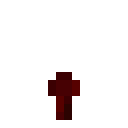
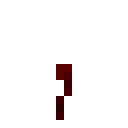
Two versions of the same layered image (128×128). Layer-by-layer changes:
painted on "Background" over [48, 64, 80, 120]
